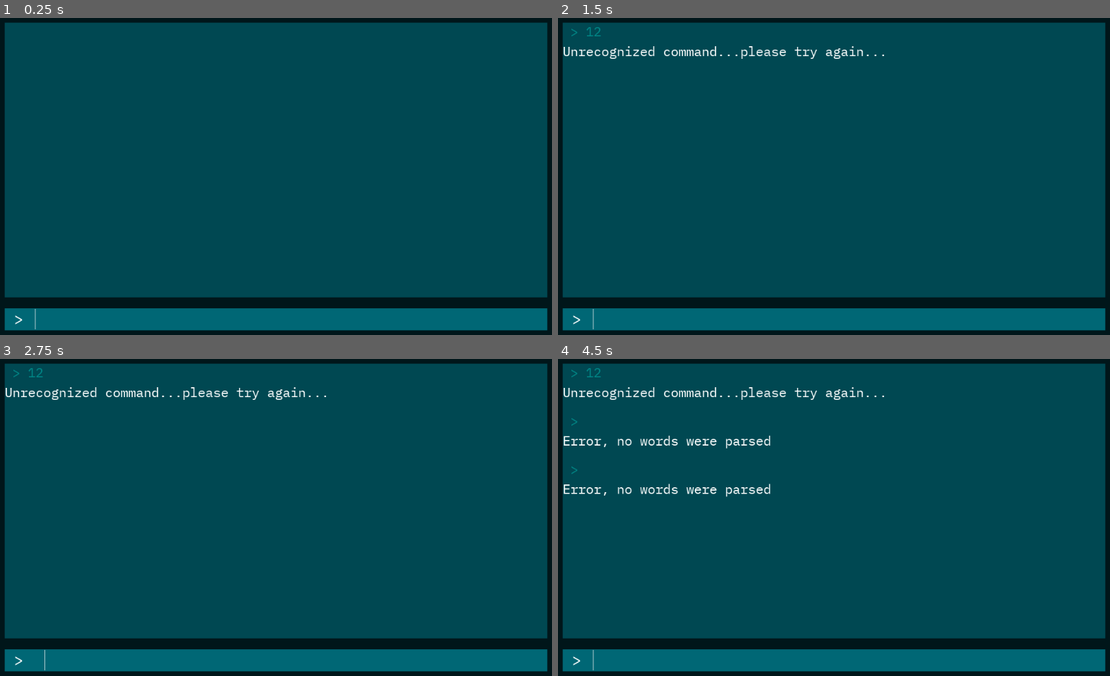
Above: before the commit, frames 1-4 (two rows, left to right).
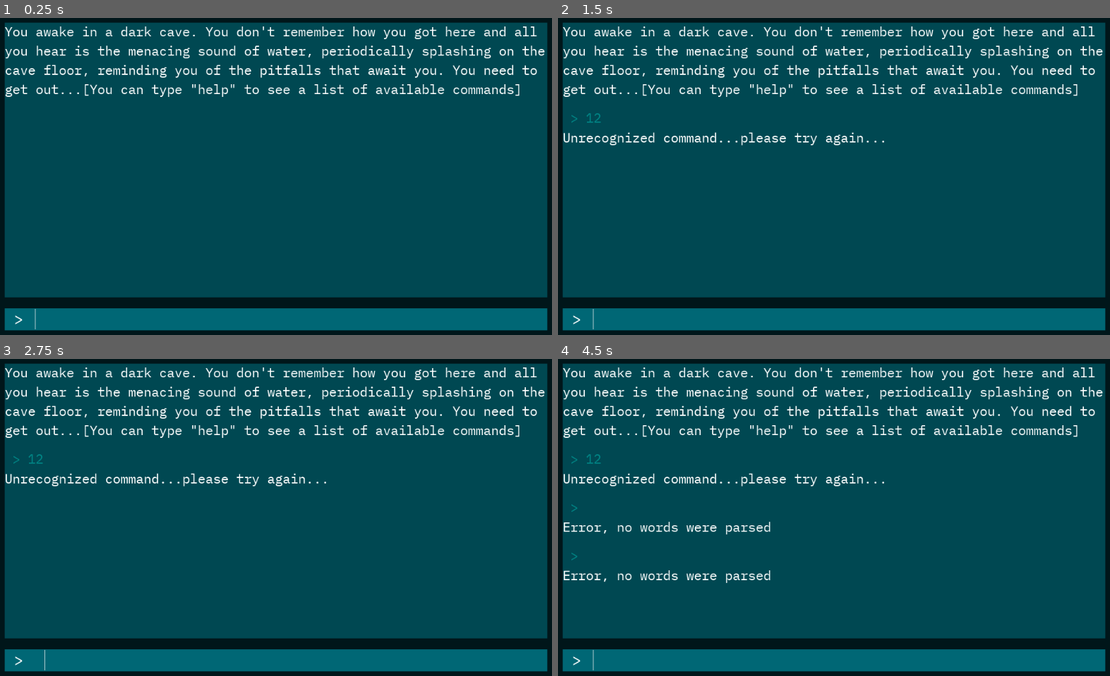
Above: after the commit, the same moments.

Repository: TheGeekSKM/the-mines-godot-port
Game: Godot game, scene res://Scenes/Game.tscn
Same seed, same stepped clock (60 frames per second), same inputs: the game is played once before the commit and once after it.
Inputs (mouse positions are in pixels of both pictures, inside the frame that each line leads up to):
- Up to frame 1 (0.25 s): no input
- Up to frame 2 (1.5 s): click (850, 319) at 0.52 s; type "12" at 0.6 s; tap Enter at 1.25 s
- Up to frame 3 (2.75 s): tap Space at 2 s
- Up to frame 4 (4.5 s): tap Enter at 2.75, 4.25 s; tap Space at 3.5 s

The runs differ from the first frame. In frame 1, 4.0% of the frame differs, in the area x 0-99%, y 2-25%; in frame 2, 4.9%; in frame 3, 4.9%; in frame 4, 6.5%, in the area x 0-99%, y 2-71%.

Commit message:
Intro Text, Help Command, Small Refactoring

Diff:
--- a/Scenes/Game.tscn
+++ b/Scenes/Game.tscn
@@ -22,6 +22,7 @@
 anchor_right = 1.0
 anchor_bottom = 1.0
 script = ExtResource( 3 )
+intro_text = "You awake in a dark cave. You don't remember how you got here and all you hear is the menacing sound of water, periodically splashing on the cave floor, reminding you of the pitfalls that await you. You need to get out...[You can type \"help\" to see a list of available commands]"
 
 [node name="CommandProcessor" type="Node" parent="."]
 script = ExtResource( 4 )
@@ -58,6 +59,10 @@
 scroll_horizontal_enabled = false
 
 [node name="HistoryRows" type="VBoxContainer" parent="Background/MarginContainer/Rows/GameInfo/Scroll"]
+margin_right = 984.0
+margin_bottom = 500.0
+size_flags_horizontal = 3
+size_flags_vertical = 3
 custom_constants/separation = 20
 
 [node name="InputArea" type="PanelContainer" parent="Background/MarginContainer/Rows"]
--- /dev/null
+++ b/Scenes/InputHistory.tscn
@@ -0,0 +1,10 @@
+[gd_scene load_steps=2 format=2]
+
+[ext_resource path="res://Fonts/plex_mono_24.tres" type="DynamicFont" id=1]
+
+[node name="InputHistory" type="Label"]
+margin_right = 984.0
+margin_bottom = 32.0
+custom_colors/font_color = Color( 0, 0.529412, 0.529412, 1 )
+custom_fonts/font = ExtResource( 1 )
+text = " > This is what the user typed."
--- a/Scenes/InputResponse.tscn
+++ b/Scenes/InputResponse.tscn
@@ -1,6 +1,7 @@
-[gd_scene load_steps=3 format=2]
+[gd_scene load_steps=4 format=2]
 
-[ext_resource path="res://Fonts/plex_mono_24.tres" type="DynamicFont" id=2]
+[ext_resource path="res://Scenes/InputHistory.tscn" type="PackedScene" id=1]
+[ext_resource path="res://Scenes/Response.tscn" type="PackedScene" id=2]
 [ext_resource path="res://Scripts/InputResponse.gd" type="Script" id=3]
 
 [node name="InputResponse" type="VBoxContainer"]
@@ -8,16 +9,6 @@
 margin_bottom = 73.0
 script = ExtResource( 3 )
 
-[node name="InputHistory" type="Label" parent="."]
-margin_right = 984.0
-margin_bottom = 32.0
-custom_colors/font_color = Color( 0, 0.529412, 0.529412, 1 )
-custom_fonts/font = ExtResource( 2 )
-text = " > This is what the user typed."
+[node name="InputHistory" parent="." instance=ExtResource( 1 )]
 
-[node name="Response" type="Label" parent="."]
-margin_top = 36.0
-margin_right = 984.0
-margin_bottom = 68.0
-custom_fonts/font = ExtResource( 2 )
-text = "This is what the game will give back."
+[node name="Response" parent="." instance=ExtResource( 2 )]
--- /dev/null
+++ b/Scenes/Response.tscn
@@ -0,0 +1,11 @@
+[gd_scene load_steps=2 format=2]
+
+[ext_resource path="res://Fonts/plex_mono_24.tres" type="DynamicFont" id=1]
+
+[node name="Response" type="Label"]
+margin_top = 36.0
+margin_right = 984.0
+margin_bottom = 68.0
+custom_fonts/font = ExtResource( 1 )
+text = "This is what the game will give back."
+autowrap = true
--- a/Scripts/CommandProcessor.gd
+++ b/Scripts/CommandProcessor.gd
@@ -14,12 +14,17 @@
 	match first_word:
 		"go":
 			return go(second_word)
+		"help":
+			return help()
 		_:
 			return "Unrecognized command...please try again..."
 
 
 func go(second_word: String):
 	if second_word == "":
-		return "You need to specify a cardinal direction with the \"go\" command"
+		return "You need to specify a direction/location with the \"go\" command. EX: \"go east\" "
 
 	return "You head to the %s" % second_word
+
+func help():
+	return "You can use these commands: go [location], help"
--- a/Scripts/Game.gd
+++ b/Scripts/Game.gd
@@ -1,8 +1,10 @@
 extends Control
 
 const InputResponse = preload("res://Scenes/InputResponse.tscn")
+const Response = preload("res://Scenes/Response.tscn")
 
 export (int) var max_lines_remembered := 30
+export (String) var intro_text := "You awake in a dark cave..."
 
 var max_scroll_length := 0
 
@@ -14,6 +16,9 @@
 func _ready() -> void:
 	scroll_bar.connect("changed", self, "handle_scroll_bar_changed")
 	max_scroll_length = scroll_bar.max_value
+	var starting_message = Response.instance()
+	starting_message.text = intro_text
+	add_response_to_game(starting_message)
 
 
 func handle_scroll_bar_changed():
@@ -31,8 +36,11 @@
 	var input_response = InputResponse.instance()
 	var response = command_processor.process_command(new_text)
 	input_response.set_text(new_text, response)
-	history_rows.add_child(input_response)
 
+	add_response_to_game(input_response)
+
+func add_response_to_game(response: Control):
+	history_rows.add_child(response)
 	delete_history_beyond_limit()
 
 
